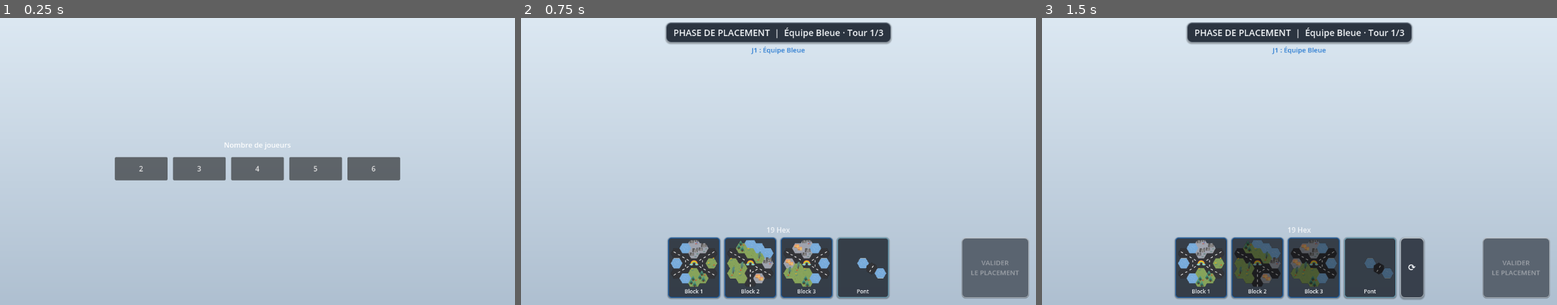
Above: before the commit, frames 1-3 (left to right).
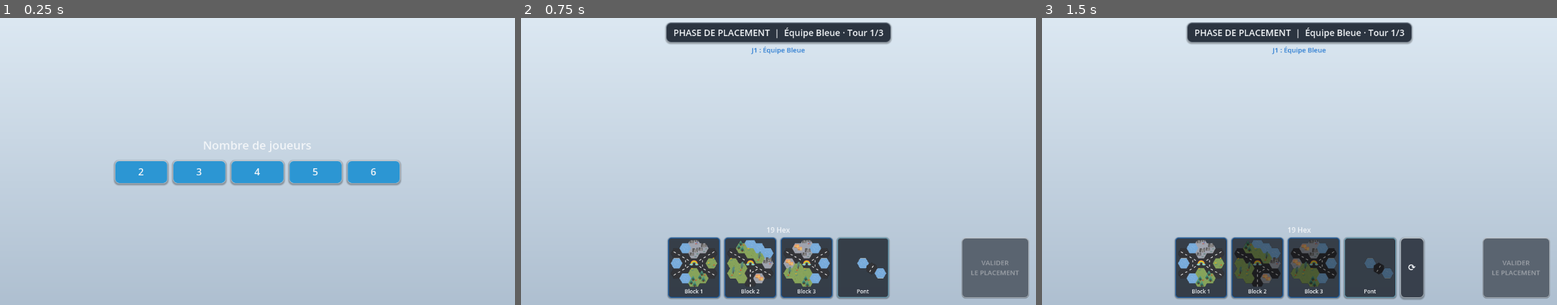
Above: after the commit, the same moments.

Repository: yoann-shopopop/shopopop-express
Game: Godot game, scene res://scenes/main.tscn
The game is run twice, just before and just after one commit, with the same random seed, the same clock (stepped at 60 frames per second) and the same inputs.
Inputs (mouse positions are in pixels of both pictures, inside the frame that each line leads up to):
- Up to frame 1 (0.25 s): no input
- Up to frame 2 (0.75 s): click "2" at 0.5 s
- Up to frame 3 (1.5 s): click (1217, 264) at 1.27 s

The runs differ from the first frame. In frame 1, 5.5% of the frame differs, in the area x 22-78%, y 42-59%; in frame 2, nothing differs; in frame 3, nothing differs.

Commit message:
feat(ui): apply UITheme to the player-count start screen
Co-Authored-By: Claude Sonnet 4.6 <noreply@anthropic.com>

Diff:
--- a/src/ui/placement_ui.gd
+++ b/src/ui/placement_ui.gd
@@ -73,6 +73,8 @@
 	var title := Label.new()
 	title.text = "Nombre de joueurs"
 	title.horizontal_alignment = HORIZONTAL_ALIGNMENT_CENTER
+	title.add_theme_font_size_override("font_size", 26)
+	title.add_theme_color_override("font_color", UITheme.TEXT)
 	box.add_child(title)
 
 	var row := HBoxContainer.new()
@@ -83,6 +85,11 @@
 		var button := Button.new()
 		button.text = str(n)
 		button.custom_minimum_size = BUTTON_MIN
+		button.add_theme_font_size_override("font_size", 22)
+		button.add_theme_color_override("font_color", UITheme.TEXT)
+		button.add_theme_stylebox_override("normal", UITheme.button_style(UITheme.BLUE))
+		button.add_theme_stylebox_override("hover", UITheme.button_style(UITheme.BLUE, 1.6))
+		button.add_theme_stylebox_override("pressed", UITheme.button_style_pressed(UITheme.BLUE))
 		button.pressed.connect(_on_count_pressed.bind(n))
 		row.add_child(button)
 
